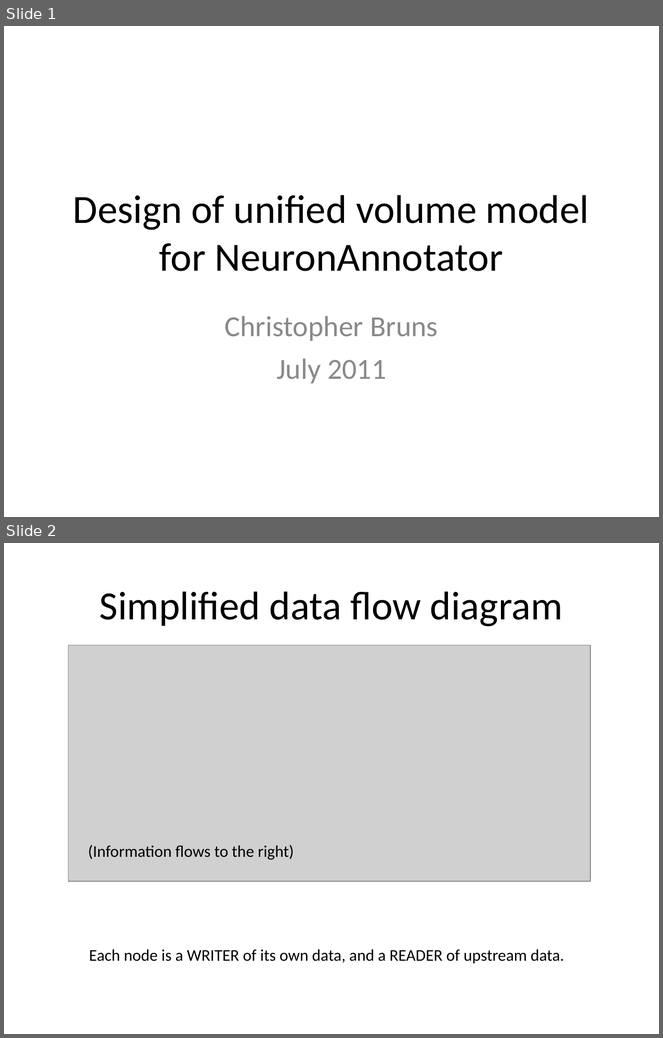
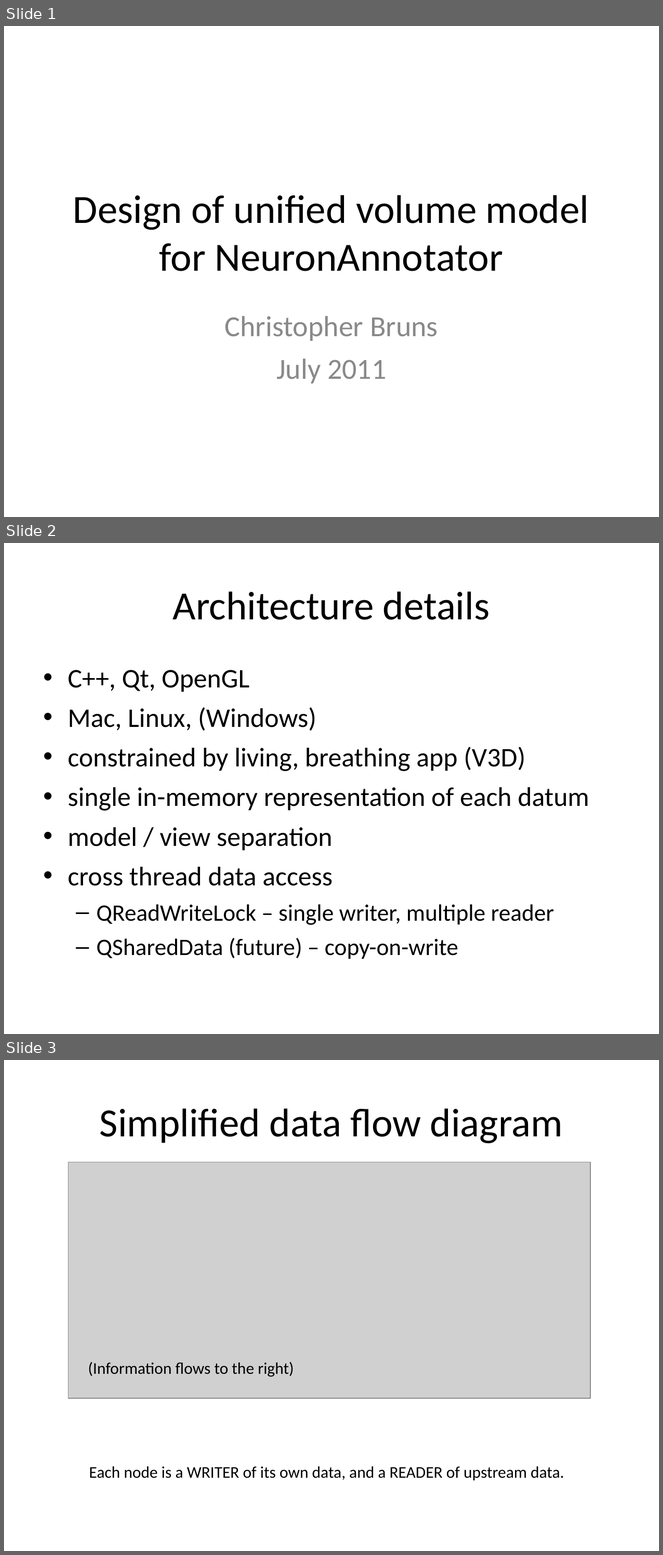
Before and after one commit to CBL-ORION/Vaa3D-mirror, a slide deck: v3d_main/neuron_annotator/doc/NAVolumeModel.ppt. Shown one above the other, each under a label of ours: slides 1 and 2 before the commit, slides 1, 2 and 3 after it. The pictures are 663x1038 and 663x1555 pixels, drawn with LibreOffice and Linux fonts; fonts in the diff are those of the drawing; grey boxes stand for pictures. Boxes give left, top, right and bottom in pixels: in the first picture for what was removed or moved away, otherwise in the second. Text is boxed around its words. In the diff, an @@ line names an element or a change of style, - is before the commit and + after.

Commit message:
Modified unified data model presentation

```diff
--- a/v3d_main/neuron_annotator/doc/NAVolumeModel.ppt
+++ b/v3d_main/neuron_annotator/doc/NAVolumeModel.ppt
@@ slide 2 added at [4, 543, 659, 1034], background #FFFFFF @@
@@ title added at [173, 591, 490, 620], 44 pt, text #000000 @@
+Architecture details
@@ text added at [68, 670, 589, 960], 29.6 pt, text #000000 @@
+• C++, Qt, OpenGL
+• Mac, Linux, (Windows)
+• constrained by living, breathing app (V3D)
+• single in-memory representation of each datum
+• model / view separation
+• cross thread data access
+  – QReadWriteLock – single writer, multiple reader
+  – QSharedData (future) – copy-on-write
@@ what was slide 2 is now slide 3 @@
```
Also in this commit, not shown: 6 slides changed, 1 other slide added.
